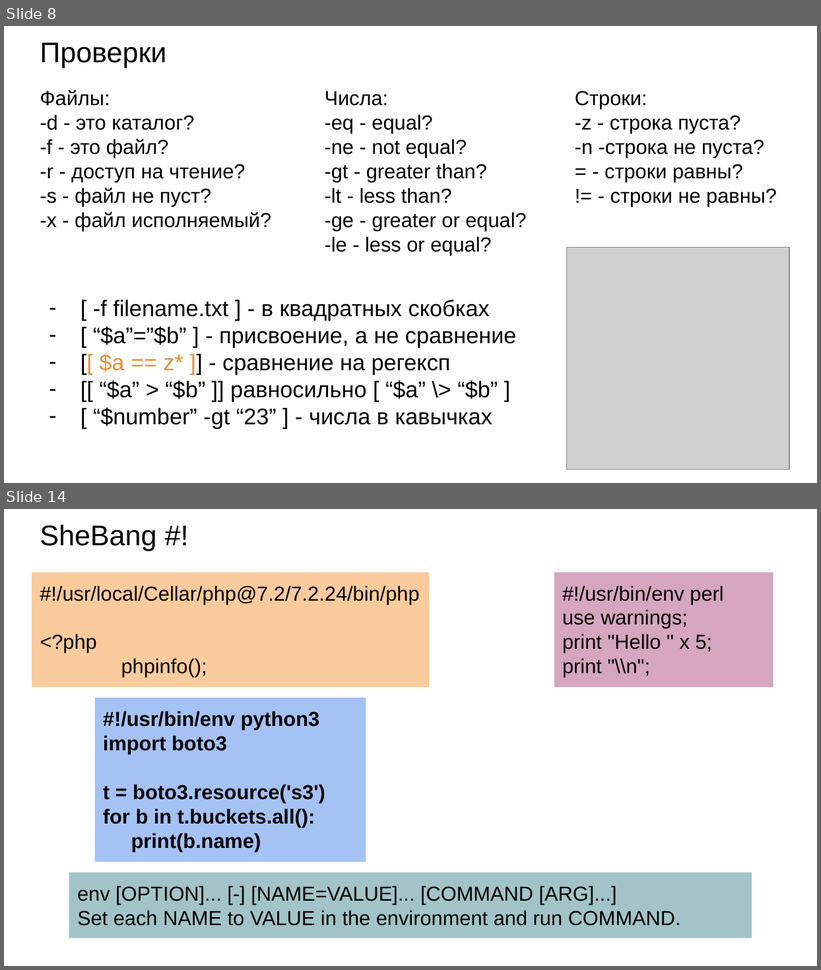
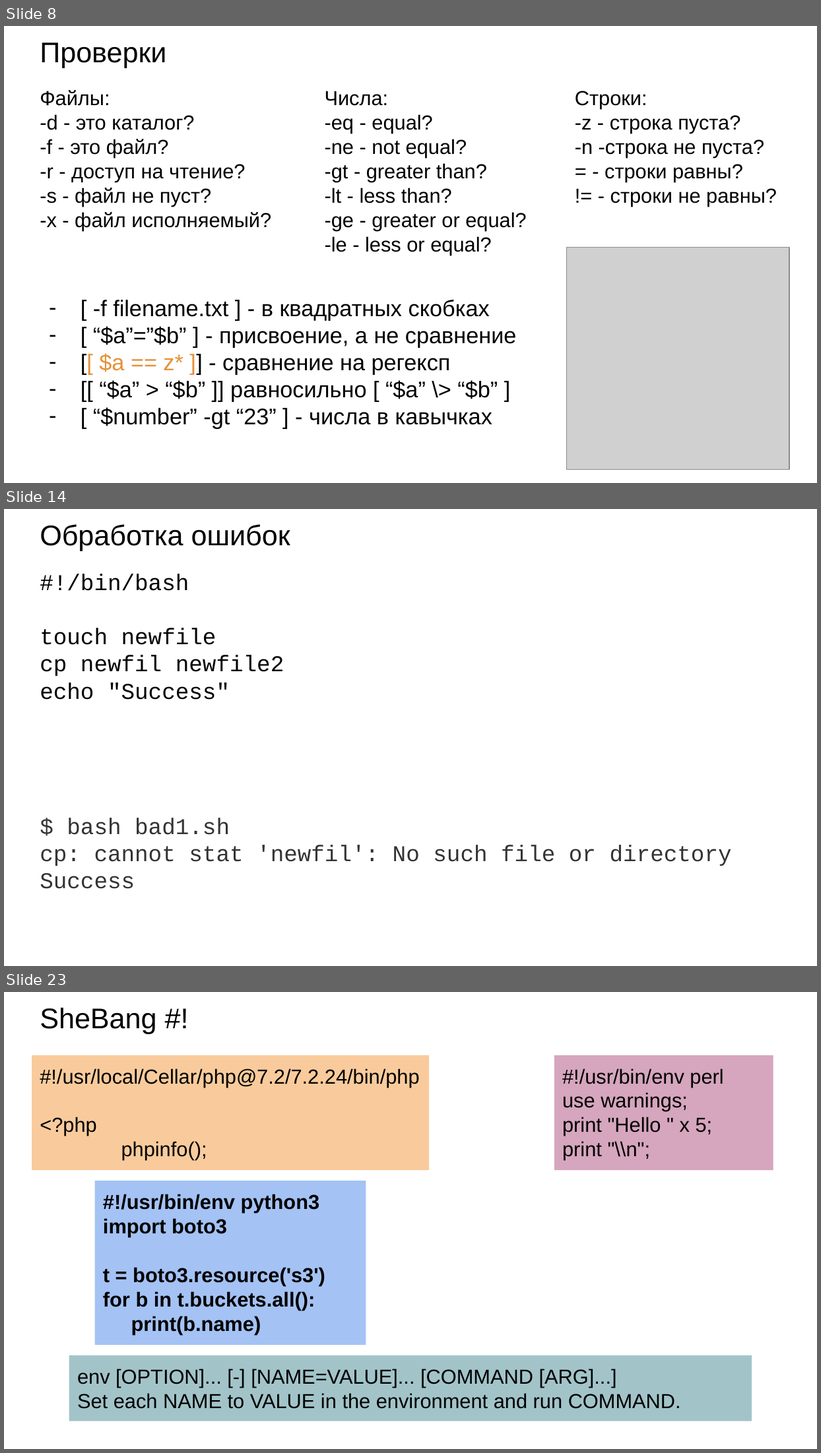
Before and after one commit to XoM9choK37/server-administration, a slide deck: theory/Облако/Лекции/3. bash.pptx. Shown one above the other, each under a label of ours: slides 8 and 14 before the commit, slides 8, 14 and 23 after it; the slides between them are not shown. The pictures are 821x970 and 821x1453 pixels, drawn with LibreOffice and Linux fonts; fonts in the diff are those of the drawing; grey boxes stand for pictures. Boxes give left, top, right and bottom in pixels: in the first picture for what was removed or moved away, otherwise in the second. Text is boxed around its words. In the diff, an @@ line names an element or a change of style, - is before the commit and + after.

```diff
--- a/theory/Облако/Лекции/3. bash.pptx
+++ b/theory/Облако/Лекции/3. bash.pptx
@@ slide 14 added at (4,509,817,966), background #FFFFFF @@
@@ title added at (40,524,290,551), 25.2 pt, text #000000 @@
+Обработка ошибок
@@ text added at (40,574,284,700), 20 pt, text #000000 @@
+#!/bin/bash
+touch newfile
+cp newfil newfile2
+echo "Success"
@@ text added at (40,818,732,889), 20 pt, text #333333 @@
+$ bash bad1.sh
+cp: cannot stat 'newfil': No such file or directory
+Success
@@ what was slide 14 is now slide 23 @@
```
Also in this commit, not shown: 14 slides changed, 9 other slides added, 1 slide removed, 32 other files.
